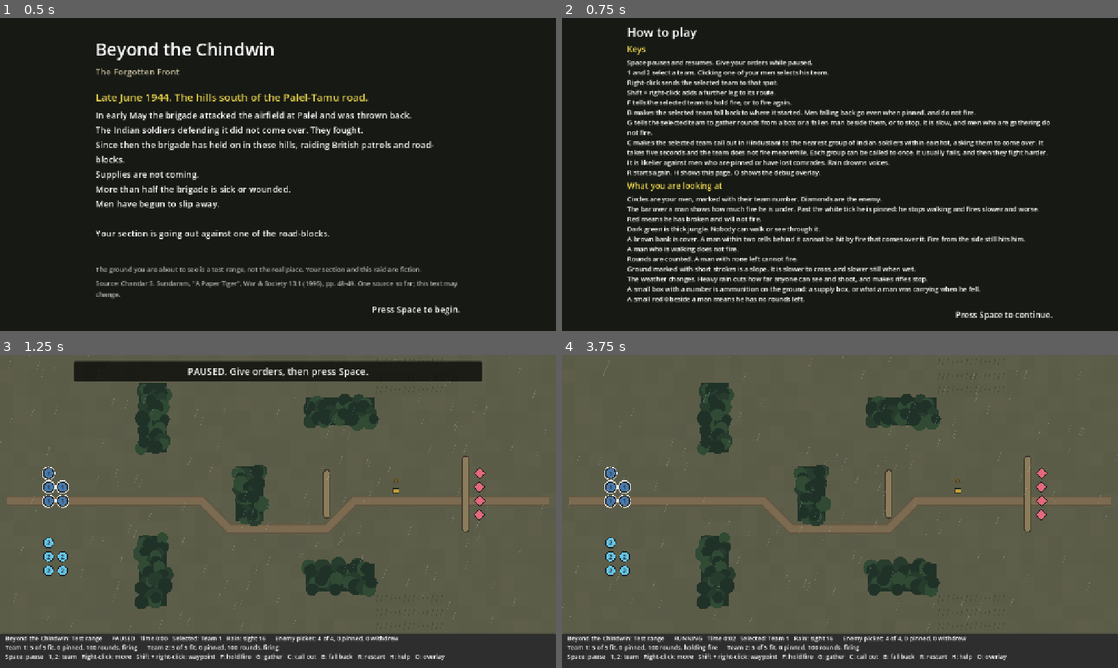
Above: before the commit, frames 1-4 (two rows, left to right).
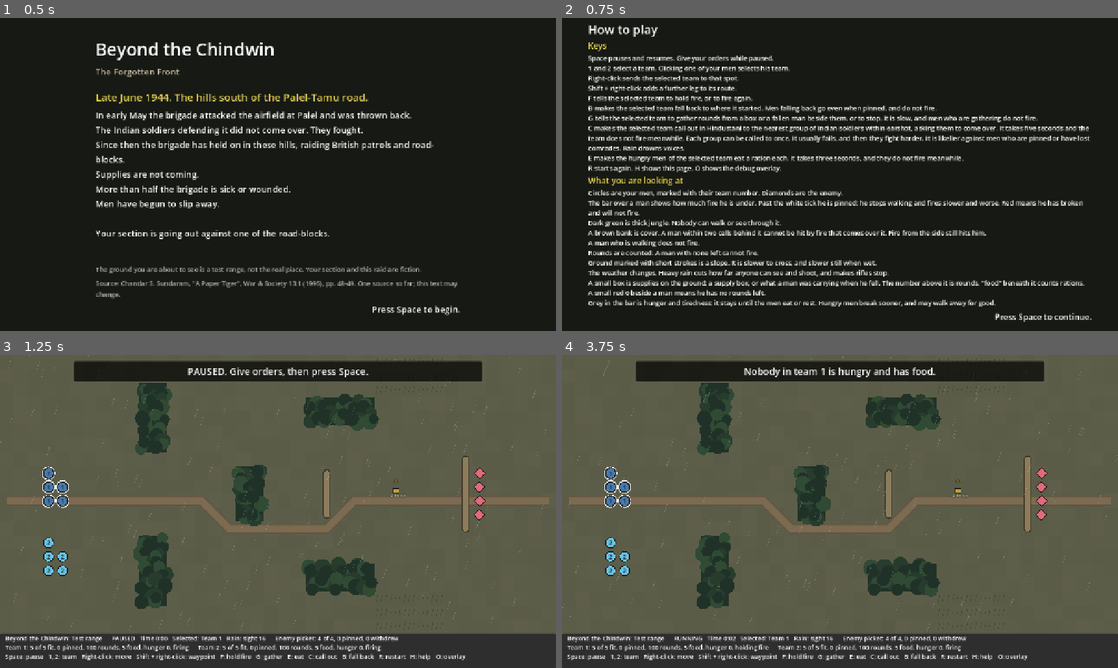
Above: after the commit, the same moments.

Repository: amitvgi12/Chindwin
Game: Godot game, scene res://scenes/briefing.tscn
Same seed, same stepped clock (60 frames per second), same inputs: the game is played once before the commit and once after it.
Inputs (mouse positions are in pixels of both pictures, inside the frame that each line leads up to):
- Up to frame 1 (0.5 s): no input
- Up to frame 2 (0.75 s): tap Enter (ui_accept) at 0.5 s; move the mouse to (962, 158) at 0.52 s; tap E (game_eat, bound only after the commit) at 0.6 s; click (962, 158) at 0.67 s
- Up to frame 3 (1.25 s): tap Enter (ui_accept) at 0.77 s
- Up to frame 4 (3.75 s): tap Space (game_pause) at 1.25 s; drag from (728, 527) to (812, 574) at 1.27 s; move the mouse to (895, 442) at 2.02 s; tap 1 (game_select_team_1) at 2.1 s; click (895, 442) at 2.17 s; tap E (game_eat, bound only after the commit) at 2.3 s; drag from (812, 574) to (673, 464) at 2.77 s; move the mouse to (1006, 558) at 3.52 s; hold A from 3.53 s (still down); tap F (game_toggle_fire) at 3.6 s; click (1006, 558) at 3.67 s

Frame 1 is identical in both runs. In frame 2, 25% of the frame differs, in the area x 4-96%, y 2-98%; in frame 3, 0.8%; in frame 4, 5.7%.

Commit message:
Show condition on screen: hunger, food, the eat key, walking away
- E makes the selected team eat. When nobody in it is hungry and has
  food, a message says so.
- The status strip gives each team's rations and average hunger, and
  says "eating" while men eat.
- The bar over each man starts with a grey part: the suppression his
  hunger and tiredness hold up, which does not fade.
- A box or a fallen man's kit shows "N food" under it when it holds
  rations, in words so it does not rely on colour.
- When a man walks away, a message says so. He is drawn faded, without
  the selection ring or a route, because he is no longer under orders.
- The debrief counts men who walked away.
- Debug overlay: each team's hunger, fatigue, how high the bar is held,
  and the chance a man walks away if he breaks. N, only with the overlay
  on, makes the section 20 hungrier so this can be tried on the test range.
- How to play: lines for E and for the grey part of the bar. The page had
  stopped fitting, so its side margins are narrower.
- make screenshot HUNGER=70 starts the scripted battle with a hungry
  section.

Co-Authored-By: Claude Opus 5.5 <noreply@anthropic.com>

Diff:
--- a/game/dev/screenshot.gd
+++ b/game/dev/screenshot.gd
@@ -6,6 +6,7 @@
 ##   make screenshot                                     the test range, mid-battle
 ##   make screenshot OVERLAY=1                           the same, debug overlay on
 ##   make screenshot SCENE=res://scenes/briefing.tscn    any other scene
+##   make screenshot HUNGER=70                           the section starts that hungry
 ##
 ## Both write build/screenshot.png.
 
@@ -22,6 +23,7 @@
 var _scene_path: String = DEFAULT_SCENE
 var _output_path: String = "user://screenshot.png"
 var _overlay: bool = false
+var _hunger: int = 0
 
 
 func _initialize() -> void:
@@ -30,6 +32,8 @@
 			_output_path = argument.trim_prefix("--out=")
 		elif argument == "--overlay":
 			_overlay = true
+		elif argument.begins_with("--hunger="):
+			_hunger = int(argument.trim_prefix("--hunger="))
 		elif argument.begins_with("--scene=") and argument.length() > 8:
 			_scene_path = argument.trim_prefix("--scene=")
 	var packed: PackedScene = load(_scene_path) as PackedScene
@@ -57,6 +61,7 @@
 ## Team 1 goes to the bank facing the picket; team 2 goes round the north
 ## behind the jungle.
 func _start_scripted_battle(view: BattleView) -> void:
+	view.sim.make_hungrier(SimSoldier.BattleSide.PLAYER, _hunger)
 	view.select_team(1)
 	view.order_selected_team_to(Vector2i(22, 9))
 	view.select_team(2)
--- a/game/locale/strings.csv
+++ b/game/locale/strings.csv
@@ -6,11 +6,11 @@
 HUD_PAUSED,PAUSED
 HUD_RUNNING,RUNNING
 HUD_STATUS,{state}   Time {time}   Selected: Team {team}   {weather}
-HUD_TEAM,"Team {team}: {fit} of {total} fit, {pinned} pinned, {rounds} rounds, {fire}"
+HUD_TEAM,"Team {team}: {fit} of {total} fit, {pinned} pinned, {rounds} rounds, {rations} food, hunger {hunger}, {fire}"
 HUD_FIRE_ON,firing
 HUD_FIRE_OFF,holding fire
 HUD_ENEMY,"Enemy picket: {fit} of {total}, {pinned} pinned, {withdrew} withdrew"
-HUD_CONTROLS,"Space: pause   1, 2: team   Right-click: move   Shift + right-click: waypoint   F: hold fire   G: gather   C: call out   B: fall back   R: restart   H: help   O: overlay"
+HUD_CONTROLS,"Space: pause   1, 2: team   Right-click: move   Shift + right-click: waypoint   F: hold fire   G: gather   E: eat   C: call out   B: fall back   R: restart   H: help   O: overlay"
 HUD_PAUSED_BANNER,"PAUSED. Give orders, then press Space."
 BRIEFING_1,Late June 1944. The hills south of the Palel-Tamu road.
 BRIEFING_2,In early May the brigade attacked the airfield at Palel and was thrown back.
@@ -42,14 +42,14 @@
 CONTROLS_MARK_6,Rounds are counted. A man with none left cannot fire.
 CONTROLS_CONTINUE,Press Space to continue.
 CONTROLS_CLOSE,Press H to close.
-DEBUG_TITLE,"Debug overlay (O hides it, W changes the weather)   seed {seed}   tick {tick}"
+DEBUG_TITLE,"Debug overlay (O hides it, W changes the weather, N makes your section hungrier)   seed {seed}   tick {tick}"
 DEBUG_LEGEND,"Red line: the enemy can hit that man. Grey line: he is seen but covered. Green line: your man has a clear shot. Number: suppression. P pinned, B broken, F falling back."
 DEBUG_LOG_HEADING,"Enemy decisions, newest last:"
 DEBUG_LOG_EMPTY,(none yet)
 DEBRIEF_OBJECTIVE_TAKEN,The picket has gone. The ground is yours.
 DEBRIEF_WITHDREW,You broke off and brought your men back.
 DEBRIEF_SECTION_BROKEN,Your section can no longer fight.
-DEBRIEF_SECTION,"Your section: {fit} of {total} fit, {down} down."
+DEBRIEF_SECTION,"Your section: {fit} of {total} fit, {down} down, {walked} walked away."
 DEBRIEF_ROUNDS,Rounds: {left} left of {start}.
 DEBRIEF_ENEMY,"The picket: {fell} down, {withdrew} got away, {came} came over, {holding} still holding."
 DEBRIEF_TIME,Time: {time}.   Press R to go again.
@@ -61,7 +61,7 @@
 CONTROLS_MARK_8,"The weather changes. Heavy rain cuts how far anyone can see and shoot, and makes rifles stop."
 HUD_ENDED,ENDED
 CONTROLS_KEY_8,"C makes the selected team call out in Hindustani to the nearest group of Indian soldiers within earshot …(253 unchanged characters)…
-CONTROLS_MARK_9,"A small box with a number is ammunition on the ground: a supply box, or what a man was carrying when he fell."
+CONTROLS_MARK_9,"A small box is supplies on the ground: a supply box, or what a man was carrying when he fell. The number above it is rounds. ""food"" beneath it counts rations."
 HUD_GATHER_ON,gathering
 HUD_NO_ROUNDS,no rounds left
 HUD_HINT_NO_ROUNDS,Your section has no rounds left. G gathers from a box or a fallen man beside you. B falls back.
@@ -73,3 +73,10 @@
 MSG_APPEAL_REFUSED,"The picket refuses, and opens fire."
 MSG_APPEAL_NOBODY,Nobody within earshot who can be called to.
 DEBUG_APPEAL,Appeal: earshot {range} cells; chance now {chance}% for picket {team}.
+HUD_EATING,eating
+MSG_WALKED_AWAY,A man of team {team} has had enough. He gets up and walks away.
+MSG_EAT_NOBODY,Nobody in team {team} is hungry and has food.
+MAP_RATIONS,{rations} food
+DEBUG_CONDITION,"Team {team}: hunger {hunger}, fatigue {fatigue}, bar held at {floor}, walks away if broken {chance}%."
+CONTROLS_KEY_10,"E makes the hungry men of the selected team eat a ration each. It takes three seconds, and they do not fire meanwhile."
+CONTROLS_MARK_11,"Grey in the bar is hunger and tiredness: it stays until the men eat or rest. Hungry men break sooner, and may walk away for good."
--- a/game/scenes/controls.tscn
+++ b/game/scenes/controls.tscn
@@ -30,15 +30,15 @@
 grow_horizontal = 2
 grow_vertical = 2
 mouse_filter = 2
-theme_override_constants/margin_left = 150
+theme_override_constants/margin_left = 60
 theme_override_constants/margin_top = 18
-theme_override_constants/margin_right = 150
+theme_override_constants/margin_right = 60
 theme_override_constants/margin_bottom = 30
 
 [node name="Lines" type="VBoxContainer" parent="Margin"]
 layout_mode = 2
 mouse_filter = 2
-theme_override_constants/separation = 6
+theme_override_constants/separation = 4
 
 [node name="Title" type="Label" parent="Margin/Lines"]
 layout_mode = 2
--- a/game/src/sim/simulation.gd
+++ b/game/src/sim/simulation.gd
@@ -400,6 +400,13 @@
 	return count
 
 
+## Debug only: make every man of one side still in the fight hungrier.
+func make_hungrier(side: SimSoldier.BattleSide, amount: int) -> void:
+	for soldier: SimSoldier in soldiers:
+		if soldier.side == side and soldier.in_fight():
+			soldier.hunger = clampi(soldier.hunger + amount, 0, 100)
+
+
 ## Chance from 0 to 100 that a man would walk away if he broke now.
 func walk_away_chance_percent(soldier: SimSoldier) -> int:
 	return ConditionRules.walk_away_chance_percent(rules, soldier)
--- a/game/src/ui/battle_view.gd
+++ b/game/src/ui/battle_view.gd
@@ -58,6 +58,11 @@
 const COLOUR_METER_RISING: Color = Color("e8d44d")
 const COLOUR_METER_PINNED: Color = Color("ff7a1a")
 const COLOUR_METER_BROKEN: Color = Color("ff2d2d")
+## The part of the bar that hunger and tiredness hold up.
+const COLOUR_METER_CONDITION: Color = Color("8c8c8c")
+const COLOUR_RATIONS: Color = Color("e6d3b3")
+## How much hungrier the debug key makes the section each time.
+const DEBUG_HUNGER_STEP: int = 20
 const COLOUR_DEBUG_THREAT: Color = Color(1.0, 0.25, 0.2, 0.55)
 const COLOUR_DEBUG_COVERED: Color = Color(0.8, 0.8, 0.8, 0.3)
 const COLOUR_DEBUG_CLEAR_SHOT: Color = Color(0.3, 1.0, 0.4, 0.6)
@@ -189,6 +194,8 @@
 		toggle_gather_for_selected_team()
 	elif event.is_action_pressed(InputActions.CALL_OUT):
 		call_out_with_selected_team()
+	elif event.is_action_pressed(InputActions.EAT):
+		eat_with_selected_team()
 	elif event.is_action_pressed(InputActions.FALL_BACK):
 		order_selected_team_to_fall_back()
 	elif event.is_action_pressed(InputActions.HELP):
@@ -197,6 +204,8 @@
 		debug_overlay = not debug_overlay
 	elif event.is_action_pressed(InputActions.DEBUG_NEXT_WEATHER):
 		debug_next_weather()
+	elif event.is_action_pressed(InputActions.DEBUG_HUNGRIER):
+		debug_make_section_hungrier()
 	elif event.is_action_pressed(InputActions.RESTART):
 		restart()
 	elif event is InputEventMouseButton:
@@ -246,6 +255,13 @@
 	sim.set_weather(ids[(ids.find(sim.weather_id) + 1) % ids.size()])
 
 
+## Debug only: make the player's section hungrier, so condition can be tried
+## on the test range. Does nothing unless the debug overlay is showing.
+func debug_make_section_hungrier() -> void:
+	if debug_overlay:
+		sim.make_hungrier(SimSoldier.BattleSide.PLAYER, DEBUG_HUNGER_STEP)
+
+
 ## What the status strip says about the weather, or "" when there is none.
 func weather_text() -> String:
 	if sim.weather == null:
@@ -284,6 +300,14 @@
 	if sim.order_appeal(selected_team):
 		return true
 	show_message(tr("MSG_APPEAL_NOBODY"))
+	return false
+
+
+## Order the selected team to eat. Says so on screen when nobody can.
+func eat_with_selected_team() -> bool:
+	if sim.order_eat(selected_team):
+		return true
+	show_message(tr("MSG_EAT_NOBODY").format({"team": selected_team}))
 	return false
 
 
@@ -420,6 +444,7 @@
 						"fit": sim.in_fight_count(player),
 						"total": _count_side(player),
 						"down": sim.casualty_count(player),
+						"walked": sim.walked_away_count(player),
 					}
 				)
 			)
@@ -467,6 +492,8 @@
 	var fire_key: String = "HUD_FIRE_ON" if team_is_firing(team_id) else "HUD_FIRE_OFF"
 	if sim.appeal_caller_team() == team_id:
 		fire_key = "HUD_CALLING_OUT"
+	elif sim.eating_count(player, team_id) > 0:
+		fire_key = "HUD_EATING"
 	elif team_is_gathering(team_id):
 		fire_key = "HUD_GATHER_ON"
 	elif sim.team_rounds(player, team_id) == 0:
@@ -477,9 +504,44 @@
 		"total": sim.strength(player, team_id),
 		"pinned": sim.pinned_count(player, team_id),
 		"rounds": sim.team_rounds(player, team_id),
+		"rations": sim.team_rations(player, team_id),
+		"hunger": _average(sim.living(player, team_id), "hunger"),
 		"fire": tr(fire_key),
 	}
 	return tr("HUD_TEAM").format(values)
+
+
+## The average of one whole-number field over some soldiers, rounded down.
+func _average(soldiers: Array[SimSoldier], field: StringName) -> int:
+	if soldiers.is_empty():
+		return 0
+	var total: int = 0
+	for soldier: SimSoldier in soldiers:
+		total += int(soldier.get(field))
+	return total / soldiers.size()
+
+
+## The debug line for one player team: its condition, and what it means.
+func _condition_debug_line(team_id: int) -> String:
+	var team: Array[SimSoldier] = sim.living(SimSoldier.BattleSide.PLAYER, team_id)
+	var floor_total: int = 0
+	var chance_total: int = 0
+	for soldier: SimSoldier in team:
+		floor_total += sim.condition_floor(soldier)
+		chance_total += sim.walk_away_chance_percent(soldier)
+	var count: int = maxi(1, team.size())
+	return (
+		tr("DEBUG_CONDITION")
+		. format(
+			{
+				"team": team_id,
+				"hunger": _average(team, "hunger"),
+				"fatigue": _average(team, "fatigue"),
+				"floor": floor_total / count,
+				"chance": chance_total / count,
+			}
+		)
+	)
 
 
 func _refresh_debug_text() -> void:
@@ -505,6 +567,8 @@
 				)
 			)
 		)
+	for team_id: int in sim.team_ids(SimSoldier.BattleSide.PLAYER):
+		lines.append(_condition_debug_line(team_id))
 	lines.append(tr("DEBUG_LOG_HEADING"))
 	if sim.ai_log.is_empty():
 		lines.append(tr("DEBUG_LOG_EMPTY"))
@@ -544,6 +608,9 @@
 		show_message(tr("MSG_APPEAL_ACCEPTED"))
 	elif event.kind == SimEvent.Kind.APPEAL_REFUSED:
 		show_message(tr("MSG_APPEAL_REFUSED"))
+	elif event.kind == SimEvent.Kind.WALKED_AWAY:
+		var team_id: int = sim.soldiers[event.actor_id].team_id
+		show_message(tr("MSG_WALKED_AWAY").format({"team": team_id}))
 
 
 func _age_tracers(delta: float) -> void:
@@ -648,17 +715,25 @@
 ## The number is outlined so it stays readable over a casualty's mark.
 func _draw_caches() -> void:
 	for cache: AmmoCache in sim.caches:
-		if cache.rounds <= 0:
+		if not cache.has_anything():
 			continue
 		var centre: Vector2 = cell_centre(cache.cell)
 		var box: Rect2 = Rect2(centre + Vector2(-6, 5), Vector2(12, 8))
 		draw_rect(box.grow(1.5), COLOUR_OUTLINE)
 		draw_rect(box, COLOUR_CACHE)
 		var where: Vector2 = centre + Vector2(-8, -12)
-		var text: String = str(cache.rounds)
 		var font: Font = ThemeDB.fallback_font
-		draw_string_outline(font, where, text, HORIZONTAL_ALIGNMENT_LEFT, -1, 12, 4, COLOUR_OUTLINE)
-		draw_string(font, where, text, HORIZONTAL_ALIGNMENT_LEFT, -1, 12, COLOUR_CACHE)
+		if cache.rounds > 0:
+			_draw_outlined(font, where, str(cache.rounds), COLOUR_CACHE)
+		if cache.rations > 0:
+			var food: String = tr("MAP_RATIONS").format({"rations": cache.rations})
+			_draw_outlined(font, centre + Vector2(-14, 24), food, COLOUR_RATIONS)
+
+
+## Small text with a dark outline, so it reads over anything on the map.
+func _draw_outlined(font: Font, where: Vector2, text: String, colour: Color) -> void:
+	draw_string_outline(font, where, text, HORIZONTAL_ALIGNMENT_LEFT, -1, 12, 4, COLOUR_OUTLINE)
+	draw_string(font, where, text, HORIZONTAL_ALIGNMENT_LEFT, -1, 12, colour)
 
 
 ## The route still to be walked by each man of the selected team.
@@ -667,7 +742,8 @@
 		var selected: bool = (
 			soldier.side == SimSoldier.BattleSide.PLAYER and soldier.team_id == selected_team
 		)
-		if not selected or not soldier.is_moving():
+		# A man walking away is not following any order the player gave.
+		if not selected or not soldier.is_moving() or soldier.walking_away:
 			continue
 		var points: PackedVector2Array = PackedVector2Array([_soldier_position(soldier)])
 		for cell: Vector2i in soldier.path:
@@ -681,6 +757,8 @@
 func _draw_destinations() -> void:
 	for soldier: SimSoldier in sim.soldiers:
 		if soldier.side != SimSoldier.BattleSide.PLAYER or not soldier.is_moving():
+			continue
+		if soldier.walking_away:
 			continue
 		var centre: Vector2 = cell_centre(soldier.destination())
 		var box: Rect2 = Rect2(centre - Vector2(6, 6), Vector2(12, 12))
@@ -695,9 +773,13 @@
 		draw_colored_polygon(_diamond(centre, 14.0 * size), COLOUR_OUTLINE)
 		draw_colored_polygon(_diamond(centre, 11.5 * size), COLOUR_ENEMY)
 	else:
+		# A man walking away is drawn faded and is no longer part of the selection.
+		var fill: Color = _team_colour(soldier)
+		if soldier.walking_away:
+			fill.a = 0.4
 		draw_circle(centre, 12.5 * size, COLOUR_OUTLINE)
-		draw_circle(centre, 10.5 * size, _team_colour(soldier))
-		if soldier.team_id == selected_team:
+		draw_circle(centre, 10.5 * size, fill)
+		if soldier.team_id == selected_team and not soldier.walking_away:
 			draw_arc(centre, 14.5, 0.0, TAU, 32, COLOUR_SELECTED, 2.0)
 		draw_string(
 			ThemeDB.fallback_font,
@@ -734,6 +816,10 @@
 	elif sim.is_pinned(soldier):
 		colour = COLOUR_METER_PINNED
 	draw_rect(Rect2(corner, Vector2(24.0 * soldier.suppression / 100.0, 4.0)), colour)
+	# Grey from the left: the part hunger and tiredness hold up.
+	var held: int = mini(sim.condition_floor(soldier), soldier.suppression)
+	if held > 0:
+		draw_rect(Rect2(corner, Vector2(24.0 * held / 100.0, 4.0)), COLOUR_METER_CONDITION)
 	# A tick marks the level at which a man becomes pinned.
 	var mark_x: float = corner.x + 24.0 * sim.rules.pinned_threshold / 100.0
 	draw_line(Vector2(mark_x, corner.y - 1), Vector2(mark_x, corner.y + 5), Color.WHITE, 1.0)
--- a/game/src/ui/controls_card.gd
+++ b/game/src/ui/controls_card.gd
@@ -15,6 +15,7 @@
 	"CONTROLS_KEY_6",
 	"CONTROLS_KEY_7",
 	"CONTROLS_KEY_8",
+	"CONTROLS_KEY_10",
 	"CONTROLS_KEY_9",
 ]
 const MARK_LINES: Array[String] = [
@@ -28,6 +29,7 @@
 	"CONTROLS_MARK_8",
 	"CONTROLS_MARK_9",
 	"CONTROLS_MARK_10",
+	"CONTROLS_MARK_11",
 ]
 
 ## Scene to open when the player continues. Empty when shown inside the map.
--- a/game/src/ui/input_actions.gd
+++ b/game/src/ui/input_actions.gd
@@ -10,11 +10,13 @@
 const TOGGLE_FIRE: StringName = &"game_toggle_fire"
 const TOGGLE_GATHER: StringName = &"game_toggle_gather"
 const CALL_OUT: StringName = &"game_call_out"
+const EAT: StringName = &"game_eat"
 const FALL_BACK: StringName = &"game_fall_back"
 const RESTART: StringName = &"game_restart"
 const HELP: StringName = &"game_help"
 const TOGGLE_OVERLAY: StringName = &"game_toggle_overlay"
 const DEBUG_NEXT_WEATHER: StringName = &"game_debug_next_weather"
+const DEBUG_HUNGRIER: StringName = &"game_debug_hungrier"
 
 
 ## Register any action that does not exist yet. Safe to call more than once.
@@ -25,11 +27,13 @@
 	_add_key(TOGGLE_FIRE, KEY_F)
 	_add_key(TOGGLE_GATHER, KEY_G)
 	_add_key(CALL_OUT, KEY_C)
+	_add_key(EAT, KEY_E)
 	_add_key(FALL_BACK, KEY_B)
 	_add_key(RESTART, KEY_R)
 	_add_key(HELP, KEY_H)
 	_add_key(TOGGLE_OVERLAY, KEY_O)
 	_add_key(DEBUG_NEXT_WEATHER, KEY_W)
+	_add_key(DEBUG_HUNGRIER, KEY_N)
 
 
 static func _add_key(action: StringName, key: Key) -> void:
--- a/game/test/unit/test_battle_view.gd
+++ b/game/test/unit/test_battle_view.gd
@@ -132,8 +132,12 @@
 	var text: String = view.hud_text()
 	assert_string_contains(text, "Test range")
 	assert_string_contains(text, "PAUSED")
-	assert_string_contains(text, "Team 1: 5 of 5 fit, 0 pinned, 100 rounds, firing")
-	assert_string_contains(text, "Team 2: 5 of 5 fit, 0 pinned, 100 rounds, firing")
+	assert_string_contains(
+		text, "Team 1: 5 of 5 fit, 0 pinned, 100 rounds, 5 food, hunger 0, firing"
+	)
+	assert_string_contains(
+		text, "Team 2: 5 of 5 fit, 0 pinned, 100 rounds, 5 food, hunger 0, firing"
+	)
 	assert_string_contains(text, "Enemy picket: 4 of 4, 0 pinned, 0 withdrew")
 
 
@@ -157,7 +161,7 @@
 	assert_true(view.team_is_firing(1), "team 1 was not told anything")
 	view._process(0.0)
 	assert_string_contains(
-		view.hud_text(), "Team 2: 5 of 5 fit, 0 pinned, 100 rounds, holding fire"
+		view.hud_text(), "Team 2: 5 of 5 fit, 0 pinned, 100 rounds, 5 food, hunger 0, holding fire"
 	)
 	view.toggle_pause()
 	view.advance(0.1)
@@ -213,7 +217,7 @@
 	view.advance(0.1)
 	view._process(0.0)
 	assert_string_contains(view.banner_text(), "The picket has gone")
-	assert_string_contains(view.banner_text(), "9 of 10 fit, 1 down")
+	assert_string_contains(view.banner_text(), "9 of 10 fit, 1 down, 0 walked away")
 	assert_string_contains(view.banner_text(), "1 down, 3 got away, 0 came over, 0 still holding")
 	assert_string_contains(view.banner_text(), "left of 200")
 
@@ -314,7 +318,9 @@
 	assert_true(view.team_is_gathering(1))
 	assert_false(view.team_is_gathering(2))
 	view._process(0.0)
-	assert_string_contains(view.hud_text(), "Team 1: 5 of 5 fit, 0 pinned, 100 rounds, gathering")
+	assert_string_contains(
+		view.hud_text(), "Team 1: 5 of 5 fit, 0 pinned, 100 rounds, 5 food, hunger 0, gathering"
+	)
 	view.toggle_pause()
 	view.advance(0.1)
 	assert_true(_first_of_team(1).told_to_gather, "the order reached the sim")
@@ -338,7 +344,7 @@
 		soldier.rounds = 0
 	view._process(0.0)
 	assert_string_contains(
-		view.hud_text(), "Team 1: 5 of 5 fit, 0 pinned, 0 rounds, no rounds left"
+		view.hud_text(), "Team 1: 5 of 5 fit, 0 pinned, 0 rounds, 5 food, hunger 0, no rounds left"
 	)
 	assert_string_contains(view.hud_text(), "Space: pause", "team 2 still has rounds")
 
@@ -376,3 +382,51 @@
 	view.handle_input(_key(KEY_O))
 	view._process(0.0)
 	assert_string_contains(view.debug_text(), "Appeal: earshot 6 cells; chance now 2%")
+
+
+func test_e_with_a_fed_section_says_nobody_can_eat() -> void:
+	view.handle_input(_key(KEY_E))
+	view._process(0.0)
+	assert_string_contains(view.banner_text(), "Nobody in team 1 is hungry and has food")
+
+
+func test_e_with_a_hungry_team_makes_it_eat_and_says_so() -> void:
+	for soldier: SimSoldier in view.sim.living(SimSoldier.BattleSide.PLAYER, 1):
+		soldier.hunger = 60
+	view.handle_input(_key(KEY_E))
+	view.toggle_pause()
+	view.advance(0.1)
+	view._process(0.0)
+	assert_string_contains(view.hud_text(), "hunger 60, eating")
+	for count: int in 35:
+		view.advance(0.1)
+	view._process(0.0)
+	assert_string_contains(
+		view.hud_text(), "Team 1: 5 of 5 fit, 0 pinned, 100 rounds, 0 food, hunger 20"
+	)
+
+
+func test_n_makes_the_section_hungrier_only_while_the_debug_overlay_is_on() -> void:
+	view.handle_input(_key(KEY_N))
+	assert_eq(_first_of_team(1).hunger, 0, "overlay off: nothing happens")
+	view.handle_input(_key(KEY_O))
+	view.handle_input(_key(KEY_N))
+	assert_eq(_first_of_team(1).hunger, 20)
+	assert_eq(_first_of_team(2).hunger, 20)
+	view._process(0.0)
+	assert_string_contains(view.debug_text(), "Team 1: hunger 20, fatigue 0, bar held at 6")
+
+
+func test_a_man_walking_away_is_announced_and_counted_in_the_debrief() -> void:
+	var man: SimSoldier = _first_of_team(1)
+	man.hunger = 100
+	ConditionRules.start_walking_away(view.sim, man)
+	view.toggle_pause()
+	view.advance(0.1)
+	view._process(0.0)
+	assert_string_contains(view.banner_text(), "A man of team 1 has had enough")
+	assert_eq(view.sim.walked_away_count(SimSoldier.BattleSide.PLAYER), 1)
+
+
+func test_the_box_on_the_test_range_holds_food_as_well_as_rounds() -> void:
+	assert_eq(view.sim.rations_on_the_ground(), 4)
Binary file changed: game/locale/strings.en.translation
